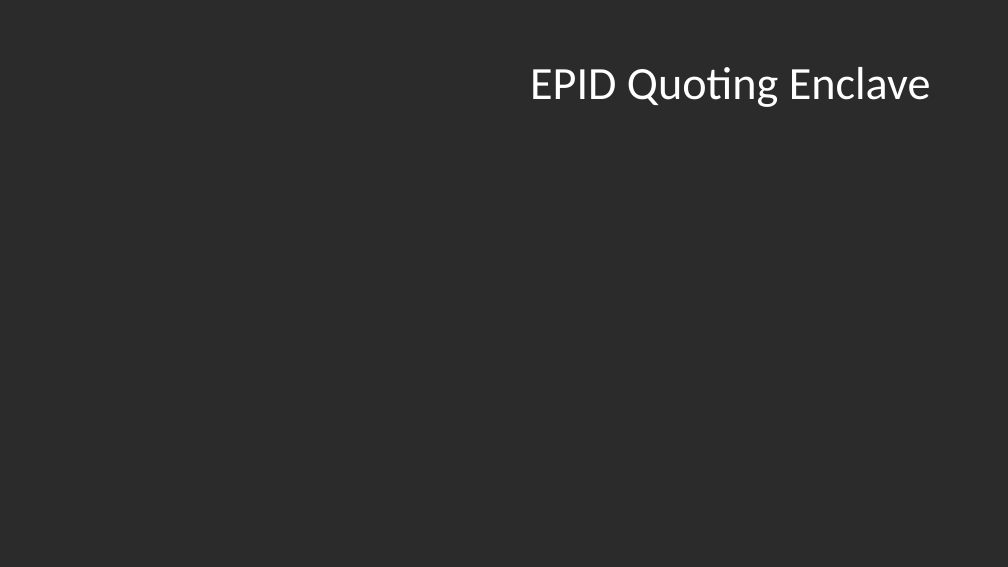
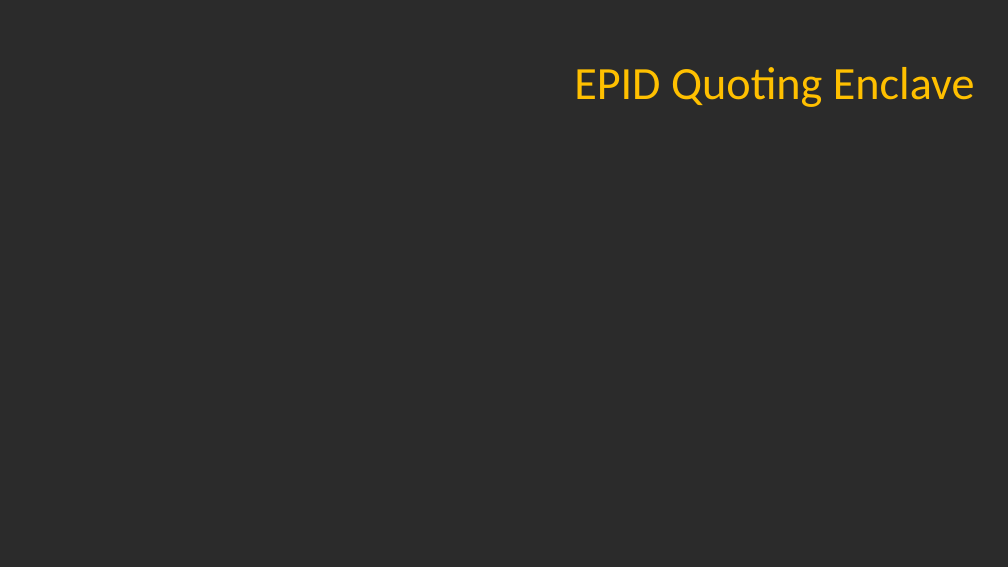
Before and after one commit to axelexic/sgx_remote_attestation_bh_17, a slide deck: slide 16 of presentation/us-17-Swami-SGX-Remote-Attestation-Is-Not-Sufficient.pptx (slide 17 before the commit). Drawn at 1008x567 pixels with LibreOffice and Linux fonts; fonts in the diff are those of the drawing; background and template pictures are left out; a plain dark background stands for a picture behind light text. Boxes give left, top, right and bottom in pixels: in the first picture for what was removed or moved away, otherwise in the second. Text is boxed around its words. In the diff, an @@ line names an element or a change of style, - is before the commit and + after.

```diff
--- a/presentation/us-17-Swami-SGX-Remote-Attestation-Is-Not-Sufficient.pptx
+++ b/presentation/us-17-Swami-SGX-Remote-Attestation-Is-Not-Sufficient.pptx
@@ title "EPID Quoting Enclave": place and size @@
-title "EPID Quoting Enclave" at [530,67,931,107]
+title "EPID Quoting Enclave" at [574,67,975,107]
@@ title "EPID Quoting Enclave" at [574,67,975,107]: text colour #FFFFFF to #FFC000 @@
```
Also in this commit, not shown: 15 other slides changed, 1 slide added, 2 slides removed, 3 other files.
